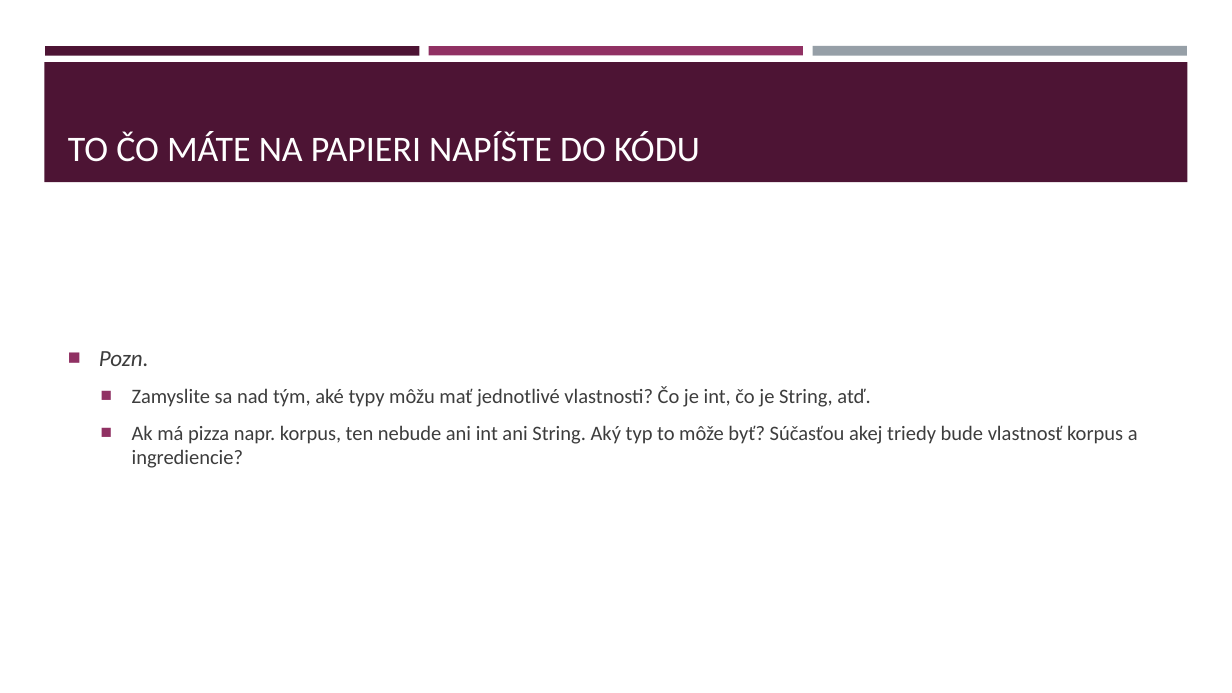
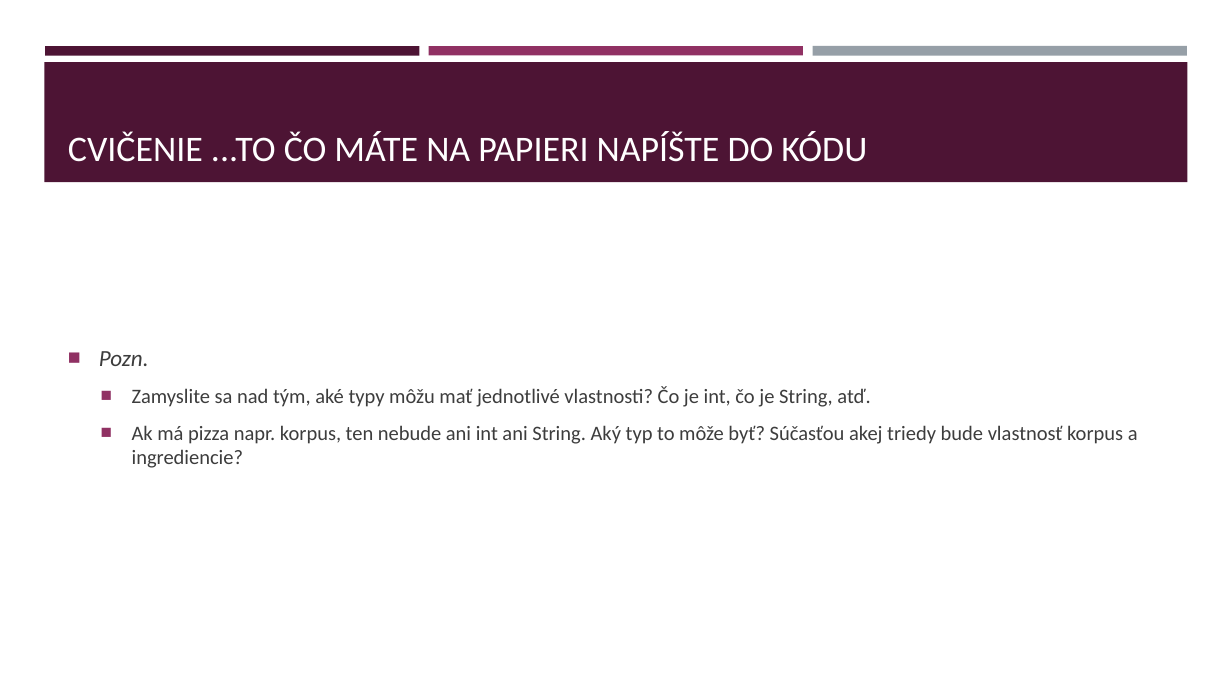
Before and after one commit to gasparv/java-class-basics, a slide deck: slide 121 of JavaZaklady-skolenie.pptx (slide 117 before the commit). Drawn at 1232x693 pixels with LibreOffice and Linux fonts; fonts in the diff are those of the drawing. Boxes give left, top, right and bottom in pixels: in the first picture for what was removed or moved away, otherwise in the second. Text is boxed around its words. In the diff, an @@ line names an element or a change of style, - is before the commit and + after.

```diff
--- a/JavaZaklady-skolenie.pptx
+++ b/JavaZaklady-skolenie.pptx
@@ title at <box>68,131,867,162</box>: text changed @@
-TO ČO MÁTE NA PAPIERI NAPÍŠTE DO KÓDU
+CVIČENIE ...TO ČO MÁTE NA PAPIERI NAPÍŠTE DO KÓDU
```
Also in this commit, not shown: 1 other slide changed, 10 slides added.
